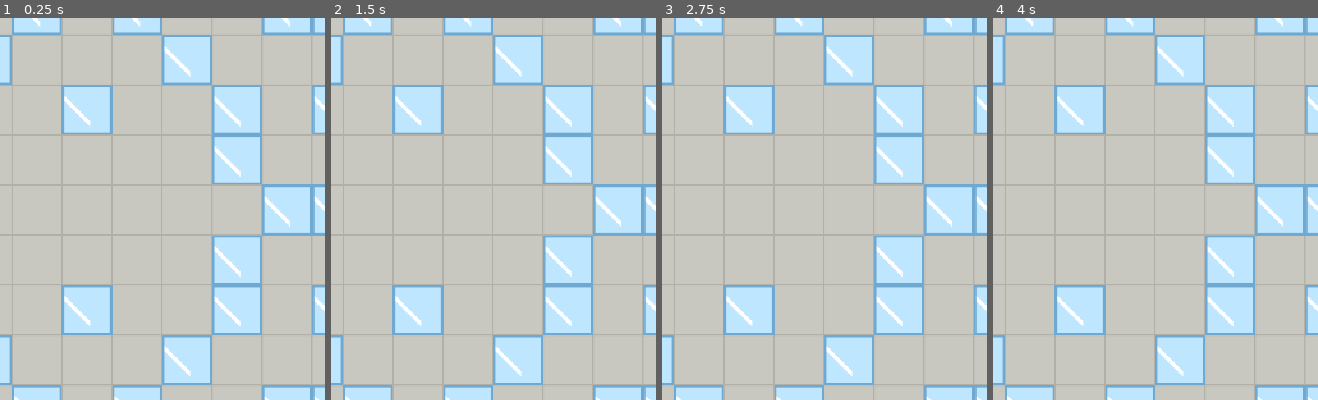
Above: before the commit, frames 1-4 (left to right).
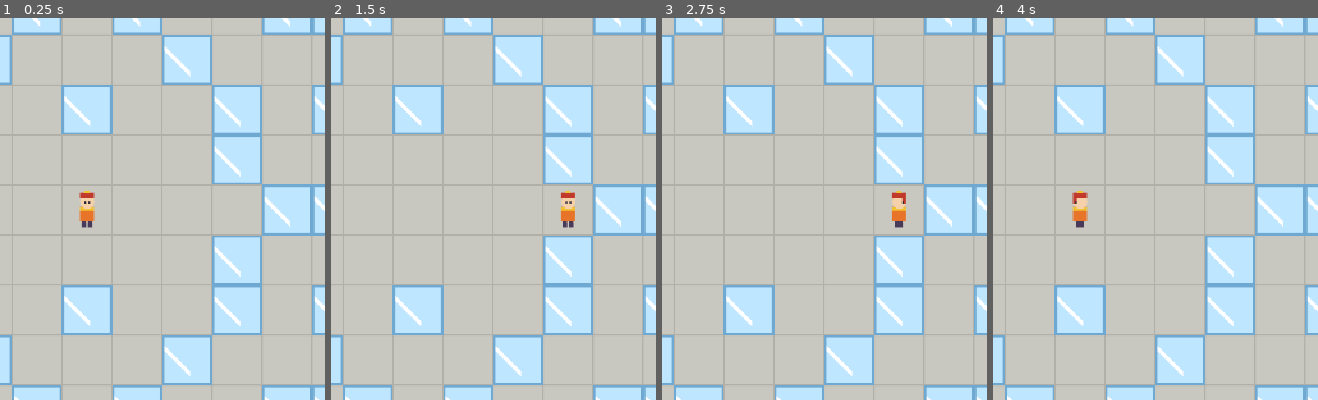
Above: after the commit, the same moments.

Repository: Peleao/TRAB1GAMEDEV
Game: Godot game, scene res://scenes/main.tscn
Same seed, same stepped clock (60 frames per second), same inputs: the game is played once before the commit and once after it.
Inputs:
- Up to frame 1 (0.25 s): no input
- Up to frame 2 (1.5 s): tap Enter at 0.5 s; hold Right (move_right) 0.53-1.28 s; tap Space (push) at 0.6, 1.35 s; tap R (restart) at 1.25 s; hold Down (move_down) from 1.28 s (still down)
- Up to frame 3 (2.75 s): tap R (restart) at 2 s; release Down (move_down) at 2.03 s; hold Right (move_right) from 2.03 s (still down); tap Space (push) at 2.1 s
- Up to frame 4 (4 s): tap R (restart) at 2.75, 3.5 s; release Right (move_right) at 2.78 s; hold Up (move_up) 2.78-3.53 s; tap Space (push) at 2.85, 3.6 s; hold Left (move_left) from 3.53 s (still down)
The pictures show only the part of the screen within x 37-87%, y 26-76%; the shares and areas given below are measured in that part.

The runs differ from the first frame. In frame 1, 0.4% of the frame differs, in the area x 24-30%, y 45-55%; in frame 2, 0.4%; in frame 3, 0.4%; in frame 4, 0.4%.

Commit message:
feat(BASE): jogador animado em 4 direções
Player (Area2D) anda célula a célula por Tween, não atravessa gelo nem borda, vira para a direção pedida e emite push_requested. Sprites provisórios nossos.

Co-Authored-By: Claude Opus 5.5 <noreply@anthropic.com>

Diff:
--- /dev/null
+++ b/assets/sprites/player_frames.tres
@@ -0,0 +1,117 @@
+[gd_resource type="SpriteFrames" format=3]
+
+[ext_resource type="Texture2D" path="res://assets/placeholder/player_down_0.png" id="1_6q7s5"]
+[ext_resource type="Texture2D" path="res://assets/placeholder/player_left_0.png" id="2_v8r7d"]
+[ext_resource type="Texture2D" path="res://assets/placeholder/player_right_0.png" id="3_2mdq5"]
+[ext_resource type="Texture2D" path="res://assets/placeholder/player_up_0.png" id="4_pnyif"]
+[ext_resource type="Texture2D" path="res://assets/placeholder/player_down_1.png" id="5_avlnv"]
+[ext_resource type="Texture2D" path="res://assets/placeholder/player_down_2.png" id="6_q4sek"]
+[ext_resource type="Texture2D" path="res://assets/placeholder/player_left_1.png" id="7_rk1xg"]
+[ext_resource type="Texture2D" path="res://assets/placeholder/player_left_2.png" id="8_1bkj3"]
+[ext_resource type="Texture2D" path="res://assets/placeholder/player_right_1.png" id="9_bs2mf"]
+[ext_resource type="Texture2D" path="res://assets/placeholder/player_right_2.png" id="10_5r5ag"]
+[ext_resource type="Texture2D" path="res://assets/placeholder/player_up_1.png" id="11_grrwb"]
+[ext_resource type="Texture2D" path="res://assets/placeholder/player_up_2.png" id="12_vmcv0"]
+
+[resource]
+animations = [{
+"frames": [{
+"duration": 1.0,
+"texture": ExtResource("1_6q7s5")
+}],
+"loop": 1,
+"name": &"idle_down",
+"speed": 1.0
+}, {
+"frames": [{
+"duration": 1.0,
+"texture": ExtResource("2_v8r7d")
+}],
+"loop": 1,
+"name": &"idle_left",
+"speed": 1.0
+}, {
+"frames": [{
+"duration": 1.0,
+"texture": ExtResource("3_2mdq5")
+}],
+"loop": 1,
+"name": &"idle_right",
+"speed": 1.0
+}, {
+"frames": [{
+"duration": 1.0,
+"texture": ExtResource("4_pnyif")
+}],
+"loop": 1,
+"name": &"idle_up",
+"speed": 1.0
+}, {
+"frames": [{
+"duration": 1.0,
+"texture": ExtResource("5_avlnv")
+}, {
+"duration": 1.0,
+"texture": ExtResource("1_6q7s5")
+}, {
+"duration": 1.0,
+"texture": ExtResource("6_q4sek")
+}, {
+"duration": 1.0,
+"texture": ExtResource("1_6q7s5")
+}],
+"loop": 1,
+"name": &"walk_down",
+"speed": 12.0
+}, {
+"frames": [{
+"duration": 1.0,
+"texture": ExtResource("7_rk1xg")
+}, {
+"duration": 1.0,
+"texture": ExtResource("2_v8r7d")
+}, {
+"duration": 1.0,
+"texture": ExtResource("8_1bkj3")
+}, {
+"duration": 1.0,
+"texture": ExtResource("2_v8r7d")
+}],
+"loop": 1,
+"name": &"walk_left",
+"speed": 12.0
+}, {
+"frames": [{
+"duration": 1.0,
+"texture": ExtResource("9_bs2mf")
+}, {
+"duration": 1.0,
+"texture": ExtResource("3_2mdq5")
+}, {
+"duration": 1.0,
+"texture": ExtResource("10_5r5ag")
+}, {
+"duration": 1.0,
+"texture": ExtResource("3_2mdq5")
+}],
+"loop": 1,
+"name": &"walk_right",
+"speed": 12.0
+}, {
+"frames": [{
+"duration": 1.0,
+"texture": ExtResource("11_grrwb")
+}, {
+"duration": 1.0,
+"texture": ExtResource("4_pnyif")
+}, {
+"duration": 1.0,
+"texture": ExtResource("12_vmcv0")
+}, {
+"duration": 1.0,
+"texture": ExtResource("4_pnyif")
+}],
+"loop": 1,
+"name": &"walk_up",
+"speed": 12.0
+}]
--- /dev/null
+++ b/scenes/player.tscn
@@ -0,0 +1,18 @@
+[gd_scene load_steps=4 format=3]
+
+[ext_resource type="Script" path="res://scripts/player.gd" id="1_player"]
+[ext_resource type="SpriteFrames" path="res://assets/sprites/player_frames.tres" id="2_sf"]
+
+[sub_resource type="RectangleShape2D" id="RectangleShape2D_p"]
+size = Vector2(48, 48)
+
+[node name="Player" type="Area2D"]
+z_index = 10
+script = ExtResource("1_player")
+
+[node name="CollisionShape2D" type="CollisionShape2D" parent="."]
+shape = SubResource("RectangleShape2D_p")
+
+[node name="Sprite" type="AnimatedSprite2D" parent="."]
+sprite_frames = ExtResource("2_sf")
+animation = &"idle_down"
--- a/scripts/arena.gd
+++ b/scripts/arena.gd
@@ -6,12 +6,14 @@
 
 const SRC_FLOOR := 0
 const SRC_WALL := 1
+const PLAYER_SCENE := preload("res://scenes/player.tscn")
 const ICE_TEXTURE := preload("res://assets/placeholder/ice.png")
 
 @export var level_path := "res://levels/level_01.txt"
 
 var grid: Grid
 var blocks: Dictionary = {}  # Vector2i -> Node2D
+var player: Player
 
 @onready var floor_layer: TileMapLayer = $Floor
 @onready var blocks_root: Node2D = $Blocks
@@ -25,6 +27,11 @@
 	grid = Grid.load_layout(path)
 	_draw_floor()
 	_rebuild_blocks()
+	if player == null:
+		player = PLAYER_SCENE.instantiate()
+		add_child(player)
+	player.grid = grid
+	player.place(grid.player_start)
 
 
 func _draw_floor() -> void:
--- /dev/null
+++ b/scripts/player.gd
@@ -0,0 +1,85 @@
+class_name Player
+extends Area2D
+## Jogador: anda célula a célula por Tween. A célula lógica atualiza ao fim do passo.
+
+signal push_requested(from: Vector2i, dir: Vector2i)
+signal died
+
+const STEP_TIME := 0.15
+## Direção -> sufixo das animações (idle_<x> / walk_<x>). Trocar o sprite só muda o SpriteFrames.
+const DIR_NAMES := {
+	Vector2i.UP: "up",
+	Vector2i.DOWN: "down",
+	Vector2i.LEFT: "left",
+	Vector2i.RIGHT: "right",
+}
+const INPUTS := [
+	["move_up", Vector2i.UP],
+	["move_down", Vector2i.DOWN],
+	["move_left", Vector2i.LEFT],
+	["move_right", Vector2i.RIGHT],
+]
+
+var grid: Grid
+var cell := Vector2i.ZERO
+var facing := Vector2i.DOWN
+var moving := false
+
+var _tween: Tween
+
+@onready var sprite: AnimatedSprite2D = $Sprite
+
+
+func _ready() -> void:
+	_play("idle")
+
+
+func place(c: Vector2i) -> void:
+	if _tween:
+		_tween.kill()
+		_tween = null
+	cell = c
+	position = Grid.cell_to_world(c)
+	moving = false
+	_play("idle")
+
+
+func try_move(dir: Vector2i) -> bool:
+	if moving:
+		return false
+	facing = dir
+	if grid == null or not grid.is_free(cell + dir):
+		_play("idle")
+		return false
+	moving = true
+	_play("walk")
+	var target := cell + dir
+	_tween = create_tween()
+	_tween.tween_property(self, "position", Grid.cell_to_world(target), STEP_TIME)
+	_tween.finished.connect(_on_step_done.bind(target))
+	return true
+
+
+func _on_step_done(target: Vector2i) -> void:
+	cell = target
+	moving = false
+	_tween = null
+
+
+func _physics_process(_delta: float) -> void:
+	if moving:
+		return
+	for pair in INPUTS:
+		if Input.is_action_pressed(pair[0]):
+			try_move(pair[1])
+			break
+	if not moving:
+		_play("idle")
+		if Input.is_action_just_pressed("push"):
+			push_requested.emit(cell, facing)
+
+
+func _play(kind: String) -> void:
+	var anim := "%s_%s" % [kind, DIR_NAMES[facing]]
+	if sprite.animation != anim or not sprite.is_playing():
+		sprite.play(anim)
--- a/tests/run_tests.gd
+++ b/tests/run_tests.gd
@@ -26,7 +26,7 @@
 			total += 1
 			inst.current = name
 			inst.failures.clear()
-			inst.call(name)
+			await inst.call(name)
 			if inst.failures.is_empty():
 				ok += 1
 			else:
--- /dev/null
+++ b/tests/test_player.gd
@@ -0,0 +1,107 @@
+extends "res://tests/test_base.gd"
+
+func _grid() -> Grid:
+	var lines := PackedStringArray()
+	for y in Grid.ROWS:
+		var l := ""
+		for x in Grid.COLS:
+			l += "."
+		lines.append(l)
+	lines[7] = "......P......"
+	lines[8] = "......#......"
+	return Grid.from_layout(lines)
+
+
+func _player(g: Grid) -> Player:
+	var p: Player = load("res://scenes/player.tscn").instantiate()
+	tree.root.add_child(p)
+	p.grid = g
+	return p
+
+
+func test_place() -> void:
+	var p := _player(_grid())
+	p.place(Vector2i(5, 5))
+	assert_eq(p.cell, Vector2i(5, 5), "cell")
+	assert_eq(p.position, Grid.cell_to_world(Vector2i(5, 5)), "position")
+	assert_eq(p.moving, false, "moving")
+	p.free()
+
+
+func test_move_livre() -> void:
+	var p := _player(_grid())
+	p.place(Vector2i(5, 5))
+	assert_eq(p.try_move(Vector2i.RIGHT), true, "devolve true")
+	assert_eq(p.moving, true, "moving")
+	assert_eq(p.cell, Vector2i(5, 5), "cell ainda na origem")
+	assert_eq(p.get_node("Sprite").animation, &"walk_right", "anim walk_right")
+	await tree.create_timer(Player.STEP_TIME + 0.1).timeout
+	assert_eq(p.cell, Vector2i(6, 5), "cell no destino")
+	assert_eq(p.position, Grid.cell_to_world(Vector2i(6, 5)), "position no destino")
+	assert_eq(p.moving, false, "moving fim")
+	p.free()
+
+
+func test_move_contra_gelo() -> void:
+	var g := _grid()
+	var p := _player(g)
+	p.place(g.player_start)
+	var pos := p.position
+	assert_eq(p.try_move(Vector2i.DOWN), false, "bloqueado")
+	assert_eq(p.cell, g.player_start, "cell igual")
+	assert_eq(p.position, pos, "position igual")
+	assert_eq(p.facing, Vector2i.DOWN, "facing")
+	assert_eq(p.moving, false, "moving")
+	p.free()
+
+
+func test_move_contra_borda() -> void:
+	var p := _player(_grid())
+	p.place(Vector2i(0, 0))
+	assert_eq(p.try_move(Vector2i.LEFT), false, "esquerda")
+	assert_eq(p.try_move(Vector2i.UP), false, "cima")
+	assert_eq(p.get_node("Sprite").animation, &"idle_up", "idle_up")
+	assert_eq(p.cell, Vector2i(0, 0), "cell")
+	p.free()
+
+
+func test_move_enquanto_moving() -> void:
+	var p := _player(_grid())
+	p.place(Vector2i(5, 5))
+	p.try_move(Vector2i.RIGHT)
+	assert_eq(p.try_move(Vector2i.DOWN), false, "ignora")
+	await tree.create_timer(Player.STEP_TIME + 0.1).timeout
+	assert_eq(p.cell, Vector2i(6, 5), "destino não mudou")
+	p.free()
+
+
+func test_frames() -> void:
+	var p := _player(_grid())
+	var sf: SpriteFrames = p.get_node("Sprite").sprite_frames
+	for d in ["up", "down", "left", "right"]:
+		assert_true(sf.has_animation("idle_" + d), "idle_" + d)
+		assert_true(sf.has_animation("walk_" + d), "walk_" + d)
+	p.free()
+
+
+func test_sinais() -> void:
+	var p := _player(_grid())
+	assert_true(p.has_signal("push_requested"), "push_requested")
+	assert_true(p.has_signal("died"), "died")
+	for s in p.get_signal_list():
+		if s["name"] == "push_requested":
+			assert_eq(s["args"].size(), 2, "2 argumentos")
+	p.free()
+
+
+func test_arena_cria_jogador() -> void:
+	var arena: Arena = load("res://scenes/arena.tscn").instantiate()
+	tree.root.add_child(arena)
+	assert_true(arena.player != null, "player existe")
+	assert_eq(arena.player.cell, arena.grid.player_start, "cell inicial")
+	assert_true(arena.player.grid == arena.grid, "grid do player")
+	arena.load_level(arena.level_path)
+	var n := arena.get_children().filter(func(c): return c is Player).size()
+	assert_eq(n, 1, "um só Player")
+	assert_eq(arena.player.cell, arena.grid.player_start, "cell após recarga")
+	arena.free()
Binary file added: assets/placeholder/player_down_0.png
Not shown, added: assets/placeholder/player_down_0.png.import
Binary file added: assets/placeholder/player_down_1.png
Not shown, added: assets/placeholder/player_down_1.png.import
Binary file added: assets/placeholder/player_down_2.png
Not shown, added: assets/placeholder/player_down_2.png.import
Binary file added: assets/placeholder/player_left_0.png
Not shown, added: assets/placeholder/player_left_0.png.import
Binary file added: assets/placeholder/player_left_1.png
Not shown, added: assets/placeholder/player_left_1.png.import
Binary file added: assets/placeholder/player_left_2.png
Not shown, added: assets/placeholder/player_left_2.png.import
(and 14 more such lines)
